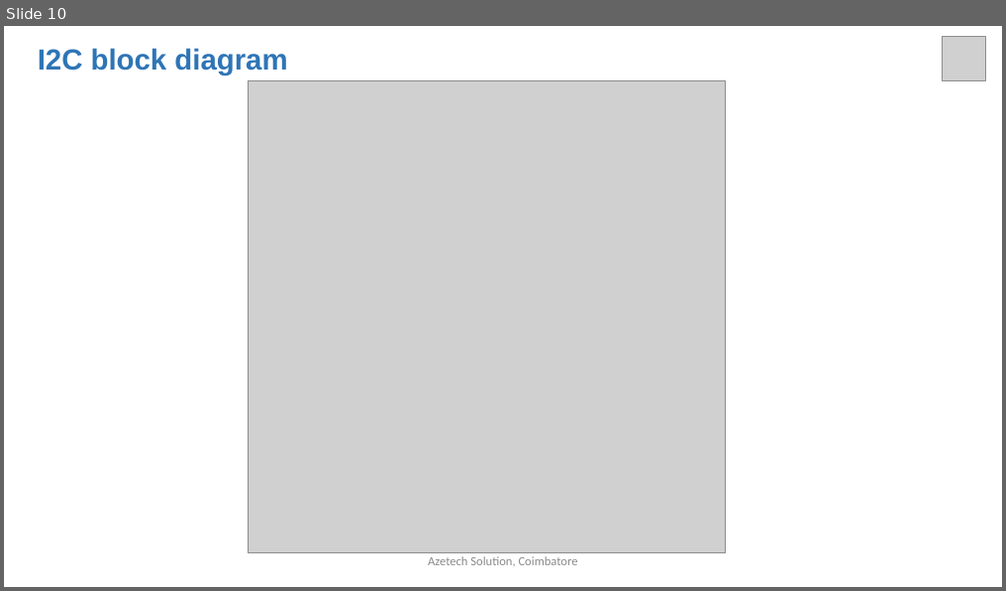
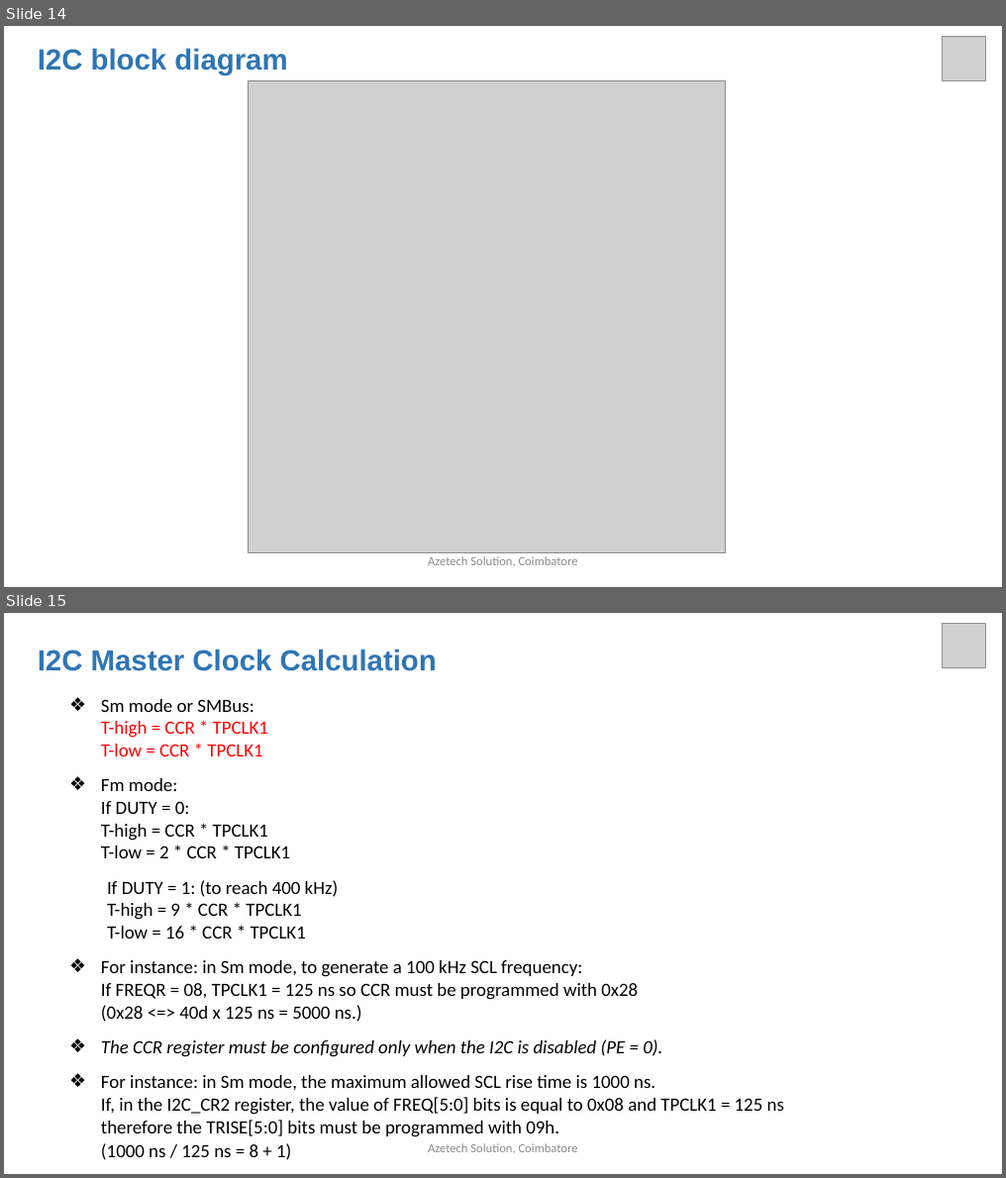
Before and after one commit to arulnelson/AZETECH-CLASS-NOTES, a slide deck: STM32_DOCS/I2C_in_STM32.pptx. Shown one above the other, each under a label of ours: slide 10 before the commit, slides 14 and 15 after it. The pictures are 1006x591 and 1006x1178 pixels, drawn with LibreOffice and Linux fonts; fonts in the diff are those of the drawing; grey boxes stand for pictures. Boxes give left, top, right and bottom in pixels: in the first picture for what was removed or moved away, otherwise in the second. Text is boxed around its words. In the diff, an @@ line names an element or a change of style, - is before the commit and + after.

```diff
--- a/STM32_DOCS/I2C_in_STM32.pptx
+++ b/STM32_DOCS/I2C_in_STM32.pptx
@@ slide 15 added at (4,613,1002,1174), background #FFFFFF @@
@@ picture added at (943,624,986,667) @@
@@ text added at (38,649,437,671), 28 pt, text #2E75B6, bold @@
+I2C Master Clock Calculation
@@ text added at (101,699,784,1160), 18 pt, text #000000 @@
+❖ Sm mode or SMBus:
+  T-high = CCR * TPCLK1
+  T-low = CCR * TPCLK1
+❖ Fm mode:
+  If DUTY = 0:
+  T-high = CCR * TPCLK1
+  T-low = 2 * CCR * TPCLK1
+  If DUTY = 1: (to reach 400 kHz)
+  T-high = 9 * CCR * TPCLK1
+  T-low = 16 * CCR * TPCLK1
+❖ For instance: in Sm mode, to generate a 100 kHz SCL frequency:
+  If FREQR = 08, TPCLK1 = 125 ns so CCR must be programmed with 0x28
+  (0x28 <=> 40d x 125 ns = 5000 ns.)
+❖ The CCR register must be configured only when the I2C is disabled (PE = 0).
+❖ For instance: in Sm mode, the maximum allowed SCL rise time is 1000 ns.
+  If, in the I2C_CR2 register, the value of FREQ[5:0] bits is equal to 0x08 and TPCLK1 = 125 ns
+  therefore the TRISE[5:0] bits must be programmed with 09h.
+  (1000 ns / 125 ns = 8 + 1)
@@ text added at (428,1144,578,1154), 12 pt, text #8C8C8C @@
+Azetech Solution, Coimbatore
@@ what was slide 10 is now slide 14 @@
```
Also in this commit, not shown: 11 slides changed, 4 other slides added.
